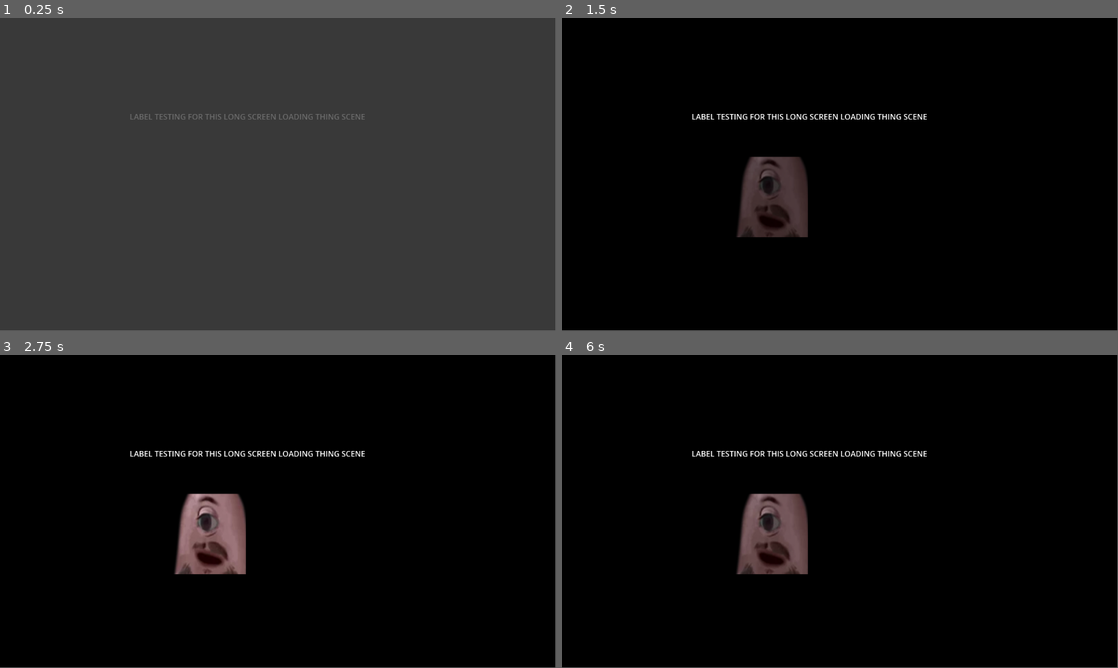
Above: before the commit, frames 1-4 (two rows, left to right).
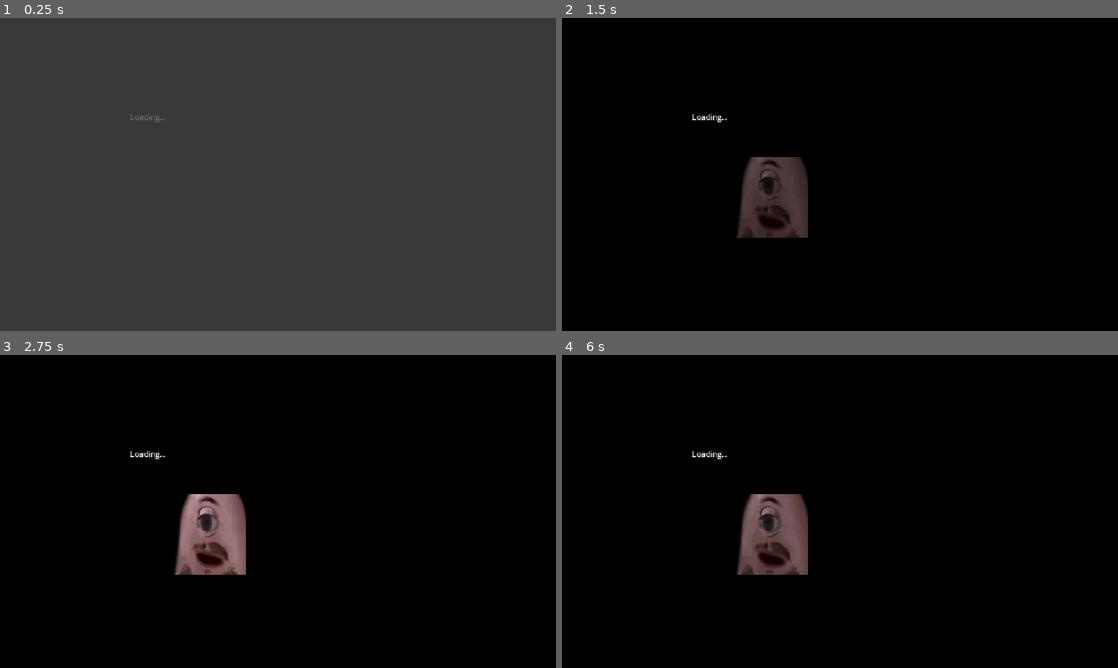
Above: after the commit, the same moments.

Repository: Gablinski/Foren
Game: Godot game, scene res://boot.tscn
The game is run twice, just before and just after one commit, with the same random seed, the same clock (stepped at 60 frames per second) and the same inputs. The engine's default icon, where the game draws it, is replaced by a stand-in: a white triangle on a blue panel in a dark square.
Inputs (mouse positions are in pixels of both pictures, inside the frame that each line leads up to):
- Up to frame 1 (0.25 s): no input
- Up to frame 2 (1.5 s): tap Enter at 0.5 s; move the mouse to (962, 158) at 0.52 s; hold D (move_right) 0.53-1.28 s; tap Q (dash) at 0.6, 1.35 s; tap Space (jump) at 0.77 s; move the mouse to (728, 190) at 1.27 s; hold S (move_back) from 1.28 s (still down)
- Up to frame 3 (2.75 s): tap Space (jump) at 1.52 s; move the mouse to (333, 442) at 2.02 s; release S (move_back) at 2.03 s; hold D (move_right) from 2.03 s (still down); tap Q (dash) at 2.1 s
- Up to frame 4 (6 s): tap Space (jump) at 2.75, 3.02, 3.77, 4.25, 4.52 s; move the mouse to (812, 574) at 2.77 s; release D (move_right) at 2.78 s; hold W (move_forward) 2.78-3.53 s; tap Q (dash) every 0.75 s from 2.85 to 5.85 s; tap Enter at 3.5, 5 s; move the mouse to (1006, 558) at 3.52 s; hold A (move_left) 3.53-5.03 s; move the mouse to (673, 464) at 4.27 s; move the mouse to (867, 511) at 5.02 s; hold S (move_back) 5.03-5.78 s; move the mouse to (756, 433) at 5.77 s; hold D (move_right) from 5.78 s (still down)
In our replay, the window is 799x449 before the commit and 800x450 after it. These sizes can differ from the game's own. Grey fills any space a smaller window leaves; there, only what the larger window draws over its background counts as a difference.

The runs differ from the first frame. In frame 1, 0.3% of the frame differs, in the area x 23-66%, y 30-34%; in frame 2, 0.5%; in frame 3, 0.6%, in the area x 23-66%, y 30-71%; in frame 4, 0.5%.

Commit message:
THISANDTHIS

Diff:
--- a/credits.tscn
+++ b/credits.tscn
@@ -69,3 +69,10 @@
 
 [node name="AnimationPlayer" type="AnimationPlayer" parent="." unique_id=1399842503]
 libraries/ = SubResource("AnimationLibrary_c1t8d")
+
+[node name="Label" type="Label" parent="." unique_id=1348687285]
+offset_left = 534.0
+offset_top = 316.0
+offset_right = 653.0
+offset_bottom = 373.0
+text = "loading..."
--- a/loading_screen_long.tscn
+++ b/loading_screen_long.tscn
@@ -63,7 +63,7 @@
 offset_top = 193.0
 offset_right = 758.0
 offset_bottom = 216.0
-text = "LABEL TESTING FOR THIS LONG SCREEN LOADING THING SCENE"
+text = "Loading..."
 
 [node name="AnimationPlayer" type="AnimationPlayer" parent="." unique_id=1654182729]
 libraries/ = SubResource("AnimationLibrary_rtiki")
--- a/pregame_loading.tscn
+++ b/pregame_loading.tscn
@@ -93,4 +93,4 @@
 offset_top = 232.0
 offset_right = 760.0
 offset_bottom = 255.0
-text = "label testing for pregame loadnig screnne"
+text = "..."
--- a/project.godot
+++ b/project.godot
@@ -18,6 +18,10 @@
 [autoload]
 
 SceneLoader="*uid://j1r1jvfi650f"
+
+[display]
+
+window/stretch/mode="canvas_items"
 
 [input]
 
